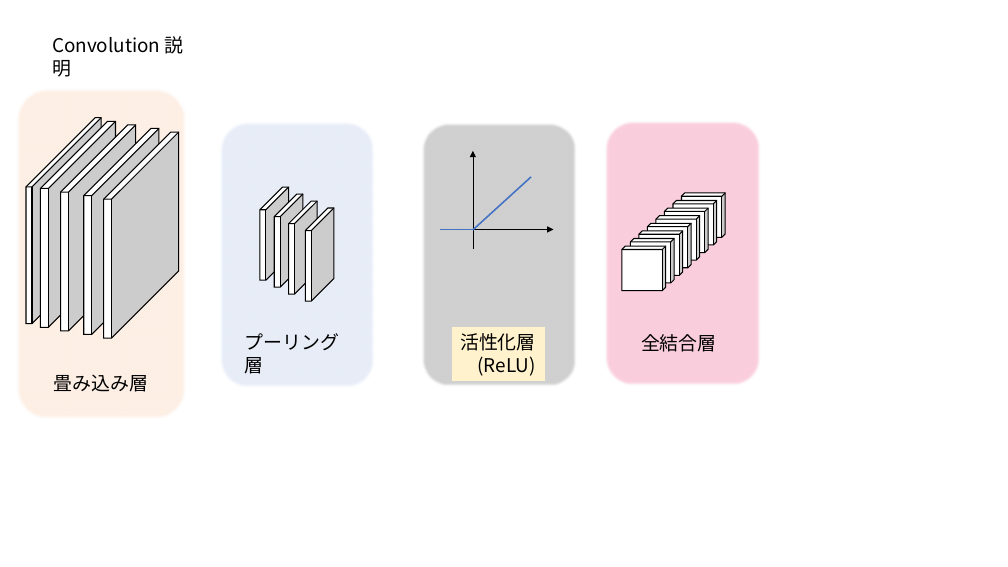
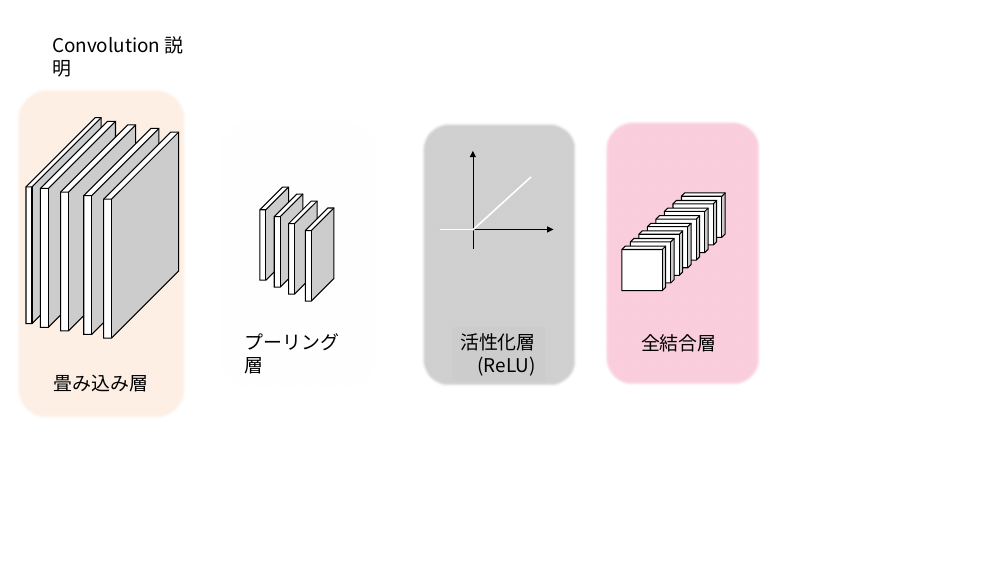
Before and after one commit to Poler382/thesis, a slide deck: slide 4 of pptx/図を作る用.pptx (slide 3 before the commit). Drawn at 1008x567 pixels with LibreOffice and Linux fonts; fonts in the diff are those of the drawing; grey boxes stand for pictures. Boxes give left, top, right and bottom in pixels: in the first picture for what was removed or moved away, otherwise in the second. Text is boxed around its words. In the diff, an @@ line names an element or a change of style, - is before the commit and + after.

```diff
--- a/pptx/図を作る用.pptx
+++ b/pptx/図を作る用.pptx
@@ rounded rectangle at box(220, 123, 375, 387): fill #DAE3F3 at 64% opacity to #FFFFFF at 64% opacity; outline #DAE3F3 1 pt to #FFFFFF 1 pt @@
@@ line (473, 230) - (532, 177): stroke #4472C4 1.5 pt to #FEFFFE 1.5 pt @@
@@ line (440, 229) - (473, 229): stroke #4472C4 1.5 pt to #FEFFFE 1.5 pt @@
@@ rectangle "活性化層" at box(453, 327, 544, 381): fill #FFF2CC to #CCCCCC; outline #FFF2CC 0.75 pt to #CCCCCC 0.75 pt @@
```
Also in this commit, not shown: 4 other slides changed, 6 slides added, 1 slide removed, 15 other files.
